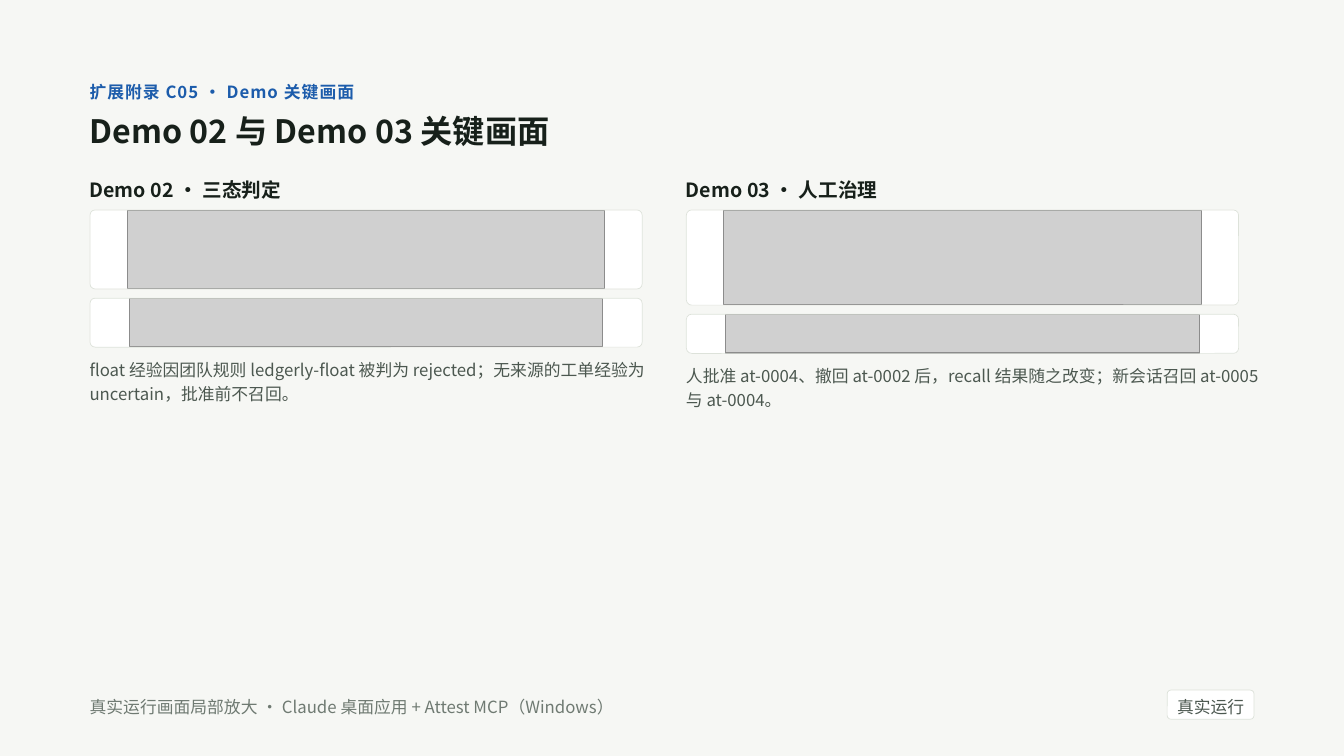
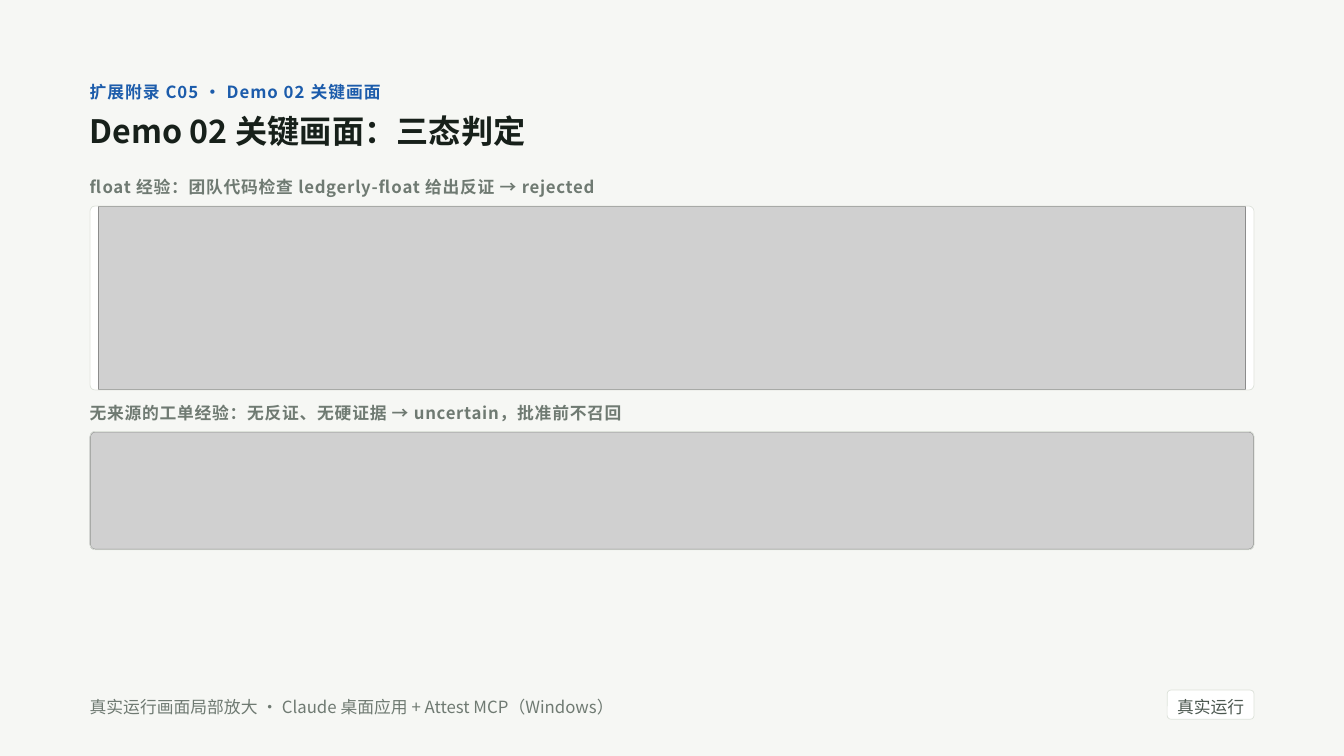
Before and after one commit to tonglynn/ai-native-development-assessment, a slide deck: slide 33 of docs/slides/attest_defense_slides.pptx. Drawn at 1344x756 pixels with LibreOffice and Linux fonts; fonts in the diff are those of the drawing; grey boxes stand for pictures. Boxes give left, top, right and bottom in pixels: in the first picture for what was removed or moved away, otherwise in the second. Text is boxed around its words. In the diff, an @@ line names an element or a change of style, - is before the commit and + after.

```diff
--- a/docs/slides/attest_defense_slides.pptx
+++ b/docs/slides/attest_defense_slides.pptx
@@ text at <box>90,83,381,100</box>: text changed @@
-扩展附录 C05 · Demo 关键画面
+扩展附录 C05 · Demo 02 关键画面
@@ title at <box>90,115,525,146</box>: text changed @@
-Demo 02 与 Demo 03 关键画面
+Demo 02 关键画面：三态判定
@@ text added at <box>90,179,595,197</box>, 12 pt, text #6F7A72, bold @@
+float 经验：团队代码检查 ledgerly-float 给出反证 → rejected
@@ text removed at <box>90,180,281,199</box> @@
-Demo 02 · 三态判定
@@ rounded rectangle added at <box>90,206,1255,390</box>, fill #FFFFFF @@
@@ rounded rectangle added at <box>90,206,1254,390</box>, outline #DDE2DA 0.5 pt @@
@@ picture added at <box>99,207,1246,390</box> @@
@@ text removed at <box>686,180,877,199</box> @@
-Demo 03 · 人工治理
@@ rounded rectangle removed at <box>90,210,643,289</box> @@
@@ rounded rectangle removed at <box>90,210,642,288</box> @@
@@ picture removed at <box>127,211,604,289</box> @@
@@ rounded rectangle removed at <box>687,210,1240,306</box> @@
@@ rounded rectangle removed at <box>687,210,1239,304</box> @@
@@ picture removed at <box>724,211,1203,306</box> @@
@@ rounded rectangle removed at <box>90,297,643,347</box> @@
@@ rounded rectangle removed at <box>90,298,642,348</box> @@
@@ rounded rectangle removed at <box>687,314,1240,354</box> @@
@@ rounded rectangle removed at <box>687,315,1239,354</box> @@
@@ picture removed at <box>726,315,1200,353</box> @@
@@ text removed at <box>686,368,1258,407</box> @@
-人批准 at-0004、撤回 at-0002 后，recall 结果随之改变；新会话召回 at-0005 与 at-0004。
@@ text at <box>90,405,622,421</box>: text changed; text colour #4C5850 to #6F7A72; bold on @@
-float 经验因团队规则 ledgerly-float 被判为 rejected；无来源的工单经验为 uncertain，批准前不召回。
+无来源的工单经验：无反证、无硬证据 → uncertain，批准前不召回
@@ rounded rectangle added at <box>90,432,1255,551</box>, fill #FFFFFF @@
@@ rounded rectangle added at <box>90,432,1254,549</box>, outline #DDE2DA 0.5 pt @@
@@ picture: place and size @@
-picture at <box>129,298,603,347</box>
+picture at <box>91,432,1254,549</box>
```
Also in this commit, not shown: 13 other slides changed, 1 slide added, 1 other file.
